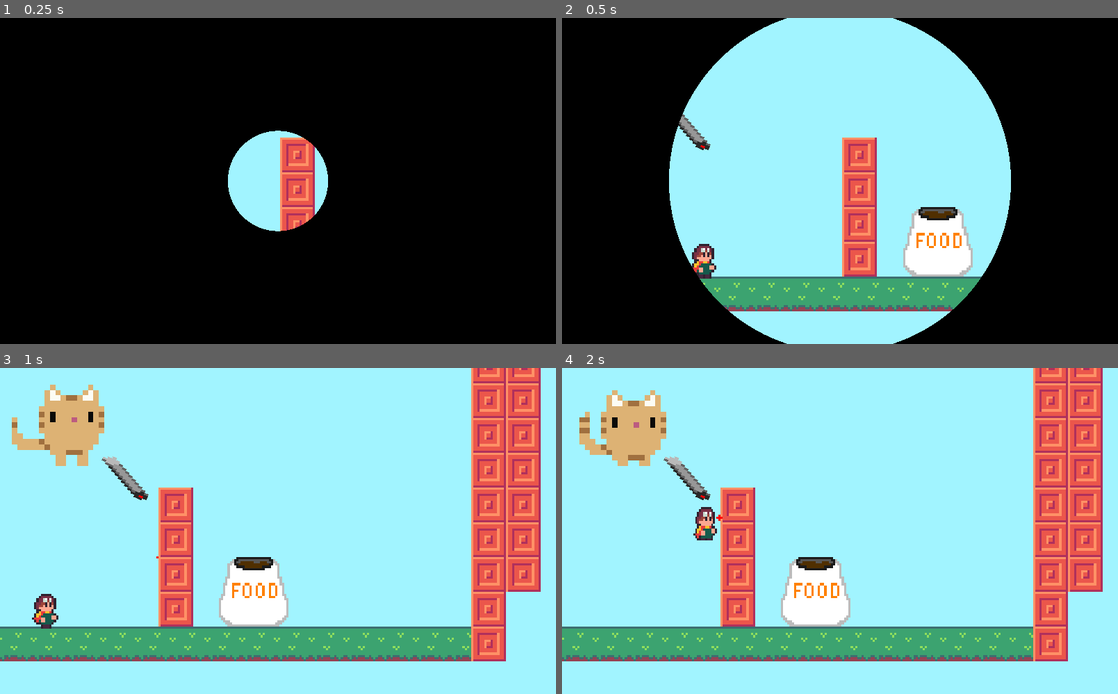
Above: before the commit, frames 1-4 (two rows, left to right).
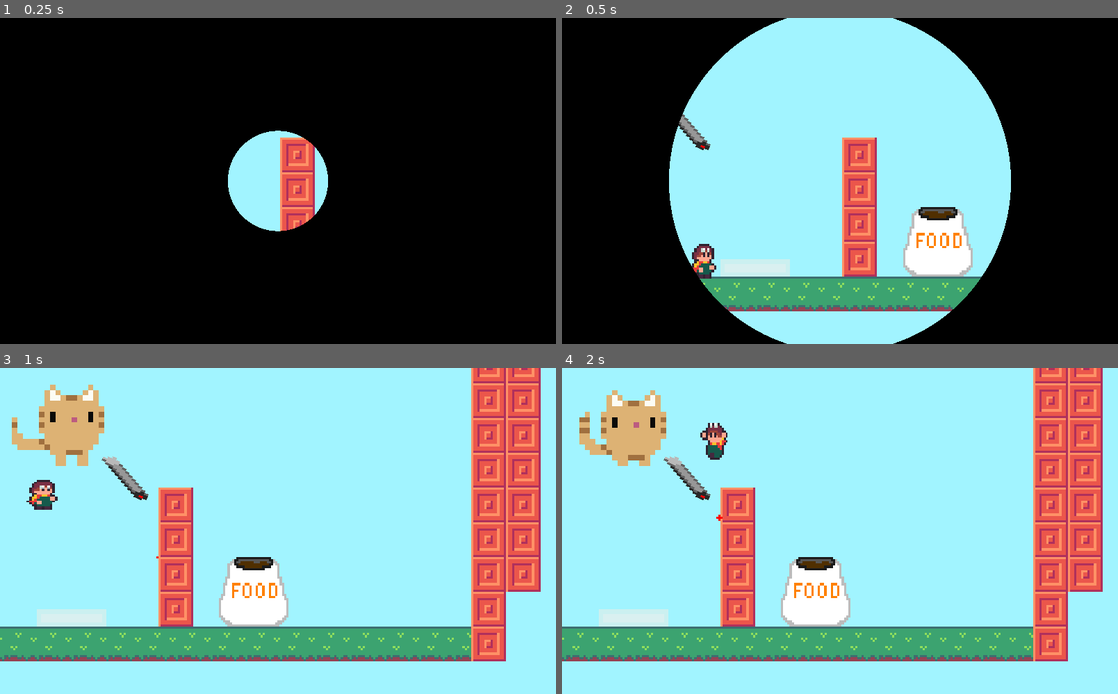
Above: after the commit, the same moments.

Repository: aarongrisez/gmtk2023
Game: Godot game, scene res://World/World3.tscn
Same seed, same stepped clock (60 frames per second), same inputs: the game is played once before the commit and once after it. This scene is started directly instead of the project's main scene. Sound files missing from this copy of the repository are replaced by a short silence.
Inputs (mouse positions are in pixels of both pictures, inside the frame that each line leads up to):
- Up to frame 1 (0.25 s): no input
- Up to frame 2 (0.5 s): no input
- Up to frame 3 (1 s): move the mouse to (400, 514) at 0.52 s; hold D (right) from 0.53 s (still down); click (400, 514) at 0.67 s; tap Space (jump) at 0.77 s
- Up to frame 4 (2 s): keep holding D (right); move the mouse to (728, 547) at 1.27 s; tap Space (jump) at 1.52 s

Frame 1 is identical in both runs. In frame 2, 0.7% of the frame differs, in the area x 28-41%, y 73-80%; in frame 3, 1.2%; in frame 4, 1.4%, in the area x 6-30%, y 16-80%.

Commit message:
More rendering fixes

Diff:
--- a/gmtk2023/Player/Pen.gd
+++ b/gmtk2023/Player/Pen.gd
@@ -13,7 +13,7 @@
 var raycast_mirrored = false
 var raycast2_origin = Vector2(0, 0)
 var raycast2_collision = Vector2(0, 0)
-var raycast2_normal = Vector2(0, 0)
+var raycast2_collision_normal = Vector2(0, 0)
 
 var movement_dir = Vector2(0, 0)
 var movement_speed = 200
@@ -31,13 +31,15 @@
 	if laser_on:
 		var polygon = PoolVector2Array()
 		var raycast_direction = (raycast_collision - raycast_origin).normalized()
+		var raycast_collision_angle = 0
+		var raycast_collision_hyp = 0
 
 		polygon.push_back(to_local(raycast_origin) + Vector2(-1, 0))
 		polygon.push_back(to_local(raycast_origin) + Vector2(1, -0.5))
 
 		if raycast.is_colliding():
-			var raycast_collision_angle = acos(raycast_direction.dot(raycast_collision_normal))
-			var raycast_collision_hyp = -2 / cos(raycast_collision_angle)
+			raycast_collision_angle = acos(raycast_direction.dot(raycast_collision_normal))
+			raycast_collision_hyp = -2 / cos(raycast_collision_angle)
 			polygon.push_back(to_local(raycast_collision + raycast_collision_normal.rotated(3.14 / 2) * raycast_collision_hyp / 2))
 			polygon.push_back(to_local(raycast_collision + raycast_collision_normal.rotated(-3.14 / 2) * raycast_collision_hyp / 2))
 		else:
@@ -48,10 +50,24 @@
 
 		if raycast2.is_enabled():
 			polygon = PoolVector2Array()
-			polygon.push_back(to_local(raycast2_origin + Vector2(-1, 0) / get_scale()))
-			polygon.push_back(to_local(raycast2_origin + Vector2(1, 0) / get_scale()))
-			polygon.push_back(to_local(raycast2_collision + Vector2(1, 0) / get_scale()))
-			polygon.push_back(to_local(raycast2_collision + Vector2(-1, 0) / get_scale()))
+			var raycast2_direction = (raycast2_collision - raycast2_origin).normalized()
+			var raycast2_collision_angle = 0
+			var raycast2_collision_hyp = 0
+
+			polygon.push_back(to_local(raycast2_origin + raycast_collision_normal.rotated(-3.14 / 2) * raycast_collision_hyp / 2))
+			polygon.push_back(to_local(raycast2_origin + raycast_collision_normal.rotated(3.14 / 2) * raycast_collision_hyp / 2))
+
+			if raycast2.is_colliding():
+				raycast2_collision_angle = acos(raycast2_direction.dot(raycast2_collision_normal))
+				raycast2_collision_hyp = -2 / cos(raycast2_collision_angle)
+				print(raycast2_collision_angle)
+				print(raycast2_collision_hyp)
+				polygon.push_back(to_local(raycast2_collision + raycast2_collision_normal.rotated(-3.14 / 2) * raycast2_collision_hyp / 2))
+				polygon.push_back(to_local(raycast2_collision + raycast2_collision_normal.rotated(3.14 / 2) * raycast2_collision_hyp / 2))
+			else:
+				polygon.push_back(to_local(raycast2_collision + Vector2(1, 0) / get_scale()))
+				polygon.push_back(to_local(raycast2_collision + Vector2(-1, 0) / get_scale()))
+
 			draw_colored_polygon(polygon, Color(1, 0, 0))
 
 func _process(delta):
@@ -117,11 +133,12 @@
 				raycast_direction.dot(raycast_collision_normal)) * raycast_collision_normal
 			raycast2_origin = raycast_collision
 			var raycast2_pos = raycast2.get_position()
-			raycast2.set_global_position(raycast2_origin - Vector2(0.5, 0.5))
+			raycast2.set_global_position(raycast2_origin + raycast_collision_normal)
 			raycast2.set_cast_to(raycast2_direction * 10000 + raycast2_pos)
 			raycast2.force_raycast_update()
 			if raycast2.is_colliding():
 				raycast2_collision = raycast2.get_collision_point()
+				raycast2_collision_normal = raycast2.get_collision_normal()
 			else:
 				raycast2_collision = raycast2_origin + raycast2_direction * 10000
 		else:
--- a/gmtk2023/World/World3.tscn
+++ b/gmtk2023/World/World3.tscn
@@ -1,7 +1,8 @@
-[gd_scene load_steps=14 format=2]
+[gd_scene load_steps=15 format=2]
 
 [ext_resource path="res://World/Background.tres" type="TileSet" id=1]
 [ext_resource path="res://Objects/DeathTrigger/DeathTrigger.tscn" type="PackedScene" id=2]
+[ext_resource path="res://Objects/Mirror/Mirror.tscn" type="PackedScene" id=3]
 [ext_resource path="res://Player/Player.tscn" type="PackedScene" id=4]
 [ext_resource path="res://Player/Cat.tscn" type="PackedScene" id=5]
 [ext_resource path="res://World/AutoNav.gd" type="Script" id=6]
@@ -69,6 +70,10 @@
 [node name="FoodDish" parent="Objects" instance=ExtResource( 9 )]
 position = Vector2( 388, 275 )
 
+[node name="Mirror" parent="Objects" instance=ExtResource( 3 )]
+position = Vector2( 584, 284 )
+scale = Vector2( 2, 2 )
+
 [node name="Player" parent="." instance=ExtResource( 4 )]
 position = Vector2( 560, 280 )
 speed = 95
